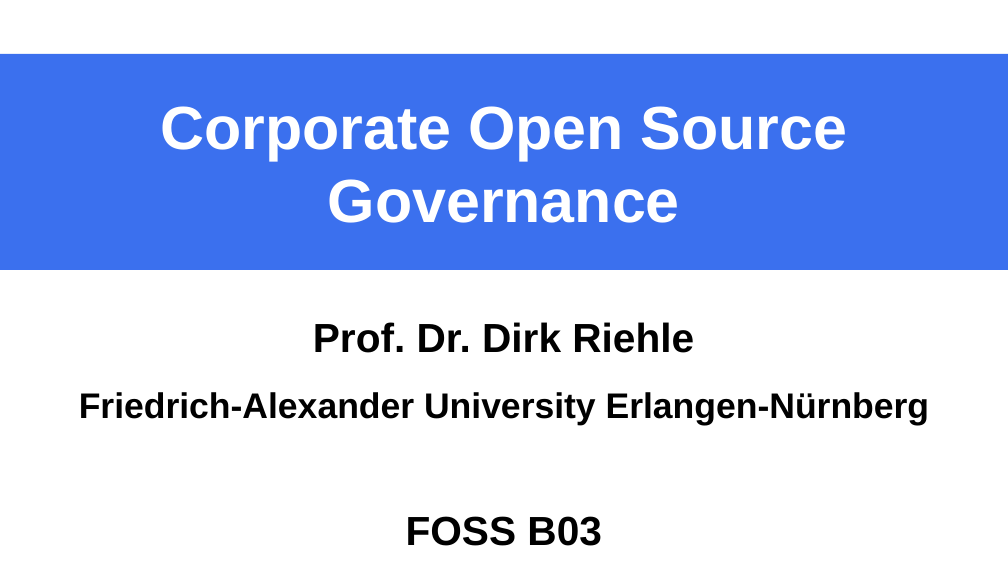
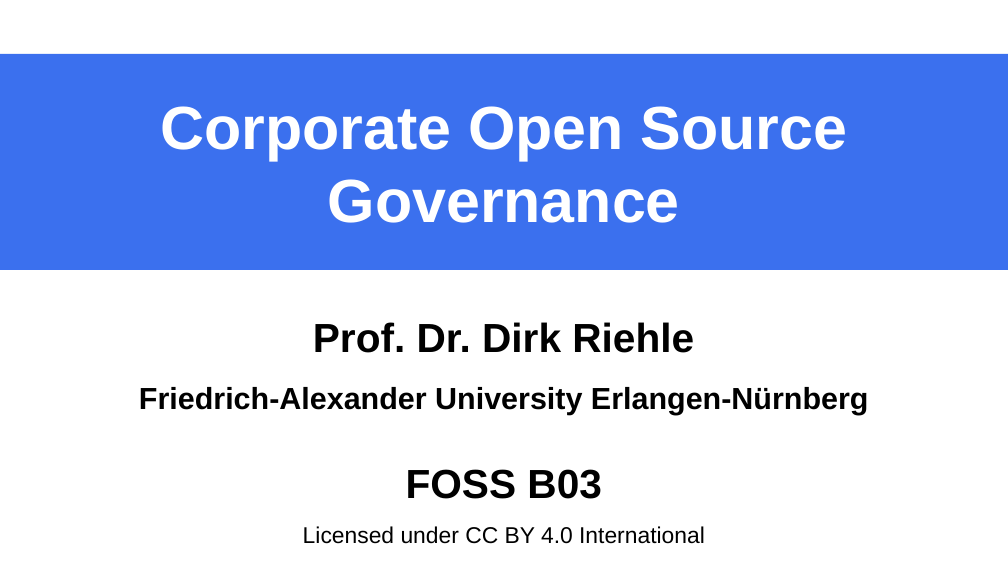
Before and after one commit to dirkriehle/foss-course, a slide deck: slide 1 of Lecture slides/FOSS B03 - Corporate Governance.odp. Drawn at 1008x567 pixels with LibreOffice and Linux fonts; fonts in the diff are those of the drawing. Boxes give left, top, right and bottom in pixels: in the first picture for what was removed or moved away, otherwise in the second. Text is boxed around its words. In the diff, an @@ line names an element or a change of style, - is before the commit and + after.

```diff
--- a/Lecture slides/FOSS B03 - Corporate Governance.odp
+++ b/Lecture slides/FOSS B03 - Corporate Governance.odp
@@ subtitle at [139,387,869,415]: size 28 to 24 pt in "Friedrich-Alexander University Erlangen-Nürnberg"; more space between paragraphs @@
@@ subtitle at [303,526,705,544]: paragraph added @@
+Licensed under CC BY 4.0 International
```
Also in this commit, not shown: 53 other slides changed, 49 other files.
